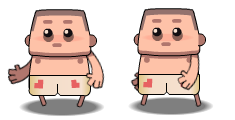
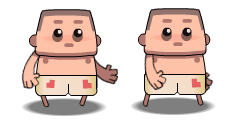
Revision of a layered 235x120 image; what changed, layer by layer:
painted on "Mouth #1" over box(52, 43, 74, 47)
painted on "Left eye #1" over box(43, 20, 83, 42)
painted on "Right eye #1" over box(52, 20, 74, 42)
painted on "Head #1" over box(24, 9, 102, 58)
painted on "Right arm #1" over box(21, 43, 105, 90)
painted on "Pants #1" over box(28, 75, 98, 97)
painted on "Right Leg #1" over box(37, 85, 89, 108)
painted on "Left leg #1" over box(35, 85, 91, 107)
painted on "Body #1" over box(28, 38, 98, 93)
painted on "Left arm #1" over box(7, 45, 119, 85)
painted on "Shadow #1" over box(19, 98, 107, 116)
painted on "Mouth #2" over box(161, 42, 183, 46)
painted on "Left eye #2" over box(152, 19, 192, 41)
painted on "Right eye #2" over box(161, 19, 183, 41)
painted on "Head #2" over box(133, 8, 211, 57)
painted on "Right arm #2" over box(143, 42, 201, 91)
painted on "Pants #2" over box(137, 74, 207, 96)
painted on "Right Leg #2" over box(142, 84, 202, 107)
painted on "Left leg #2" over box(139, 84, 205, 106)
painted on "Body #2" over box(137, 37, 207, 92)
painted on "Left arm #2" over box(130, 44, 214, 93)
painted on "Shadow #2" over box(128, 97, 216, 115)
